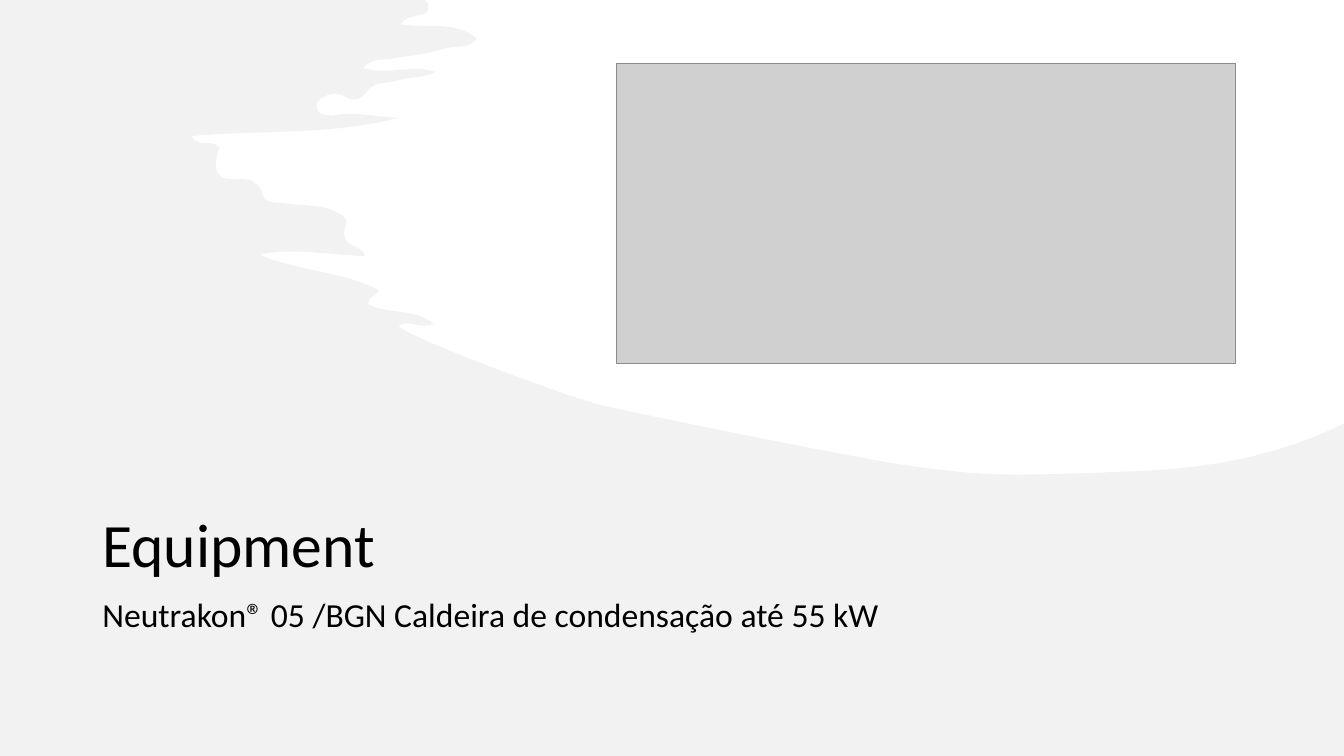
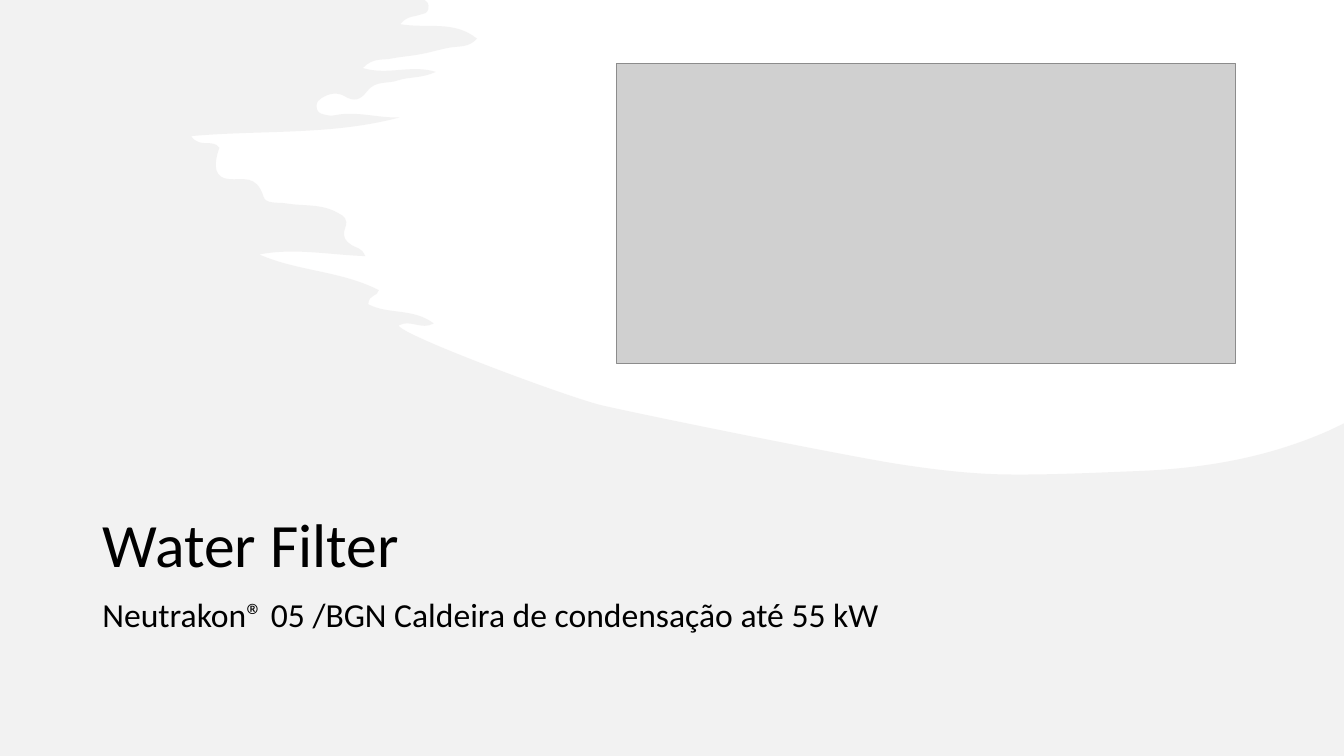
Before and after one commit to MiguelRocha2001/PS-Monitor-IoT-System, a slide deck: slide 2 of Presentation/Presentation.pptx. Drawn at 1344x756 pixels with LibreOffice and Linux fonts; fonts in the diff are those of the drawing; grey boxes stand for pictures. Boxes give left, top, right and bottom in pixels: in the first picture for what was removed or moved away, otherwise in the second. Text is boxed around its words. In the diff, an @@ line names an element or a change of style, - is before the commit and + after.

```diff
--- a/Presentation/Presentation.pptx
+++ b/Presentation/Presentation.pptx
@@ title at box(102, 524, 399, 568): text changed @@
-Equipment
+Water Filter
```
Also in this commit, not shown: 1 other slide changed.
